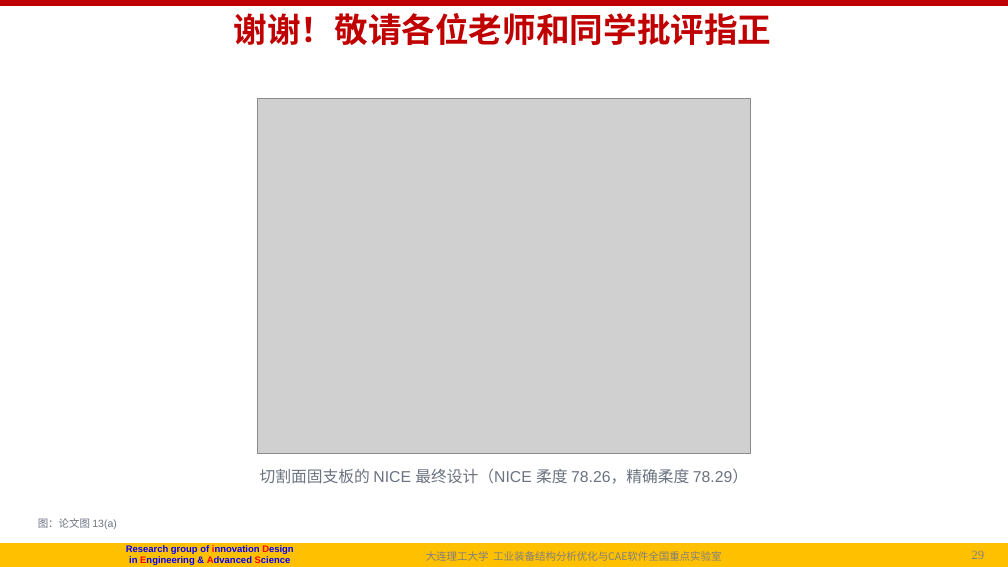
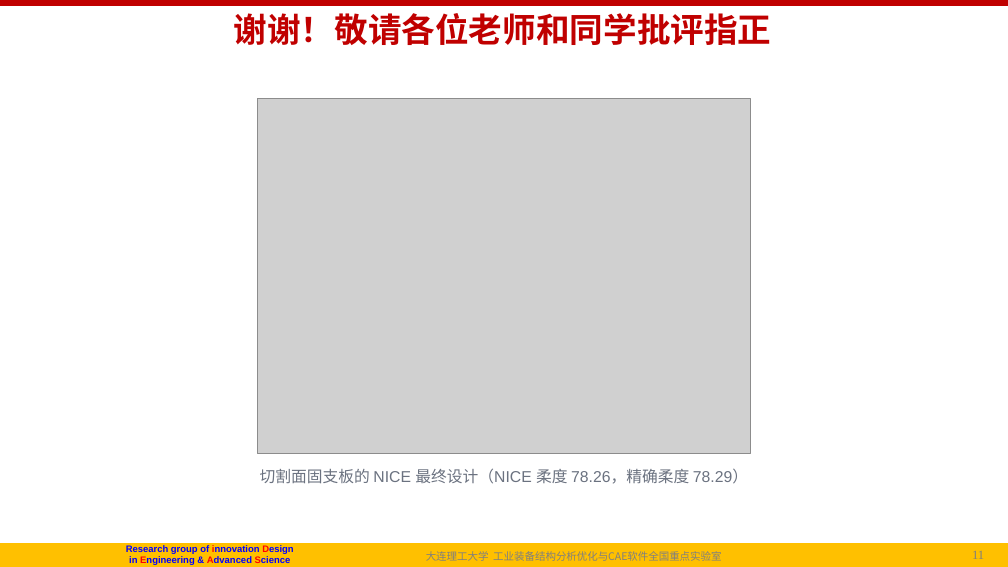
Before and after one commit to fanzhirui1004-source/curly-octo-goggles, a slide deck: slide 11 of docs/followup/talk/P1_NICE_组会汇报_20261014.pptx (slide 29 before the commit). Drawn at 1008x567 pixels with LibreOffice and Linux fonts; fonts in the diff are those of the drawing; grey boxes stand for pictures; background and template pictures are left out. Boxes give left, top, right and bottom in pixels: in the first picture for what was removed or moved away, otherwise in the second. Text is boxed around its words. In the diff, an @@ line names an element or a change of style, - is before the commit and + after.

```diff
--- a/docs/followup/talk/P1_NICE_组会汇报_20261014.pptx
+++ b/docs/followup/talk/P1_NICE_组会汇报_20261014.pptx
@@ text removed at [38,518,116,529] @@
-图：论文图 13(a)
@@ page number at [968,551,1001,559]: text changed @@
-29/31
+11/14
@@ page number at [972,551,984,559]: text changed @@
-29
+11
```
Also in this commit, not shown: 8 other slides changed, 4 slides added, 21 slides removed, 1 other file.
